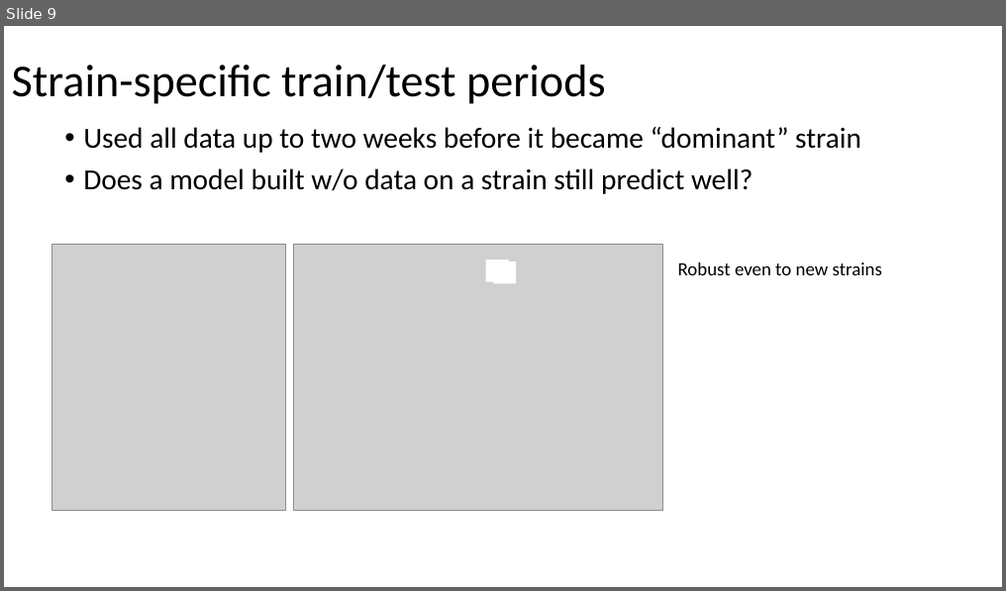
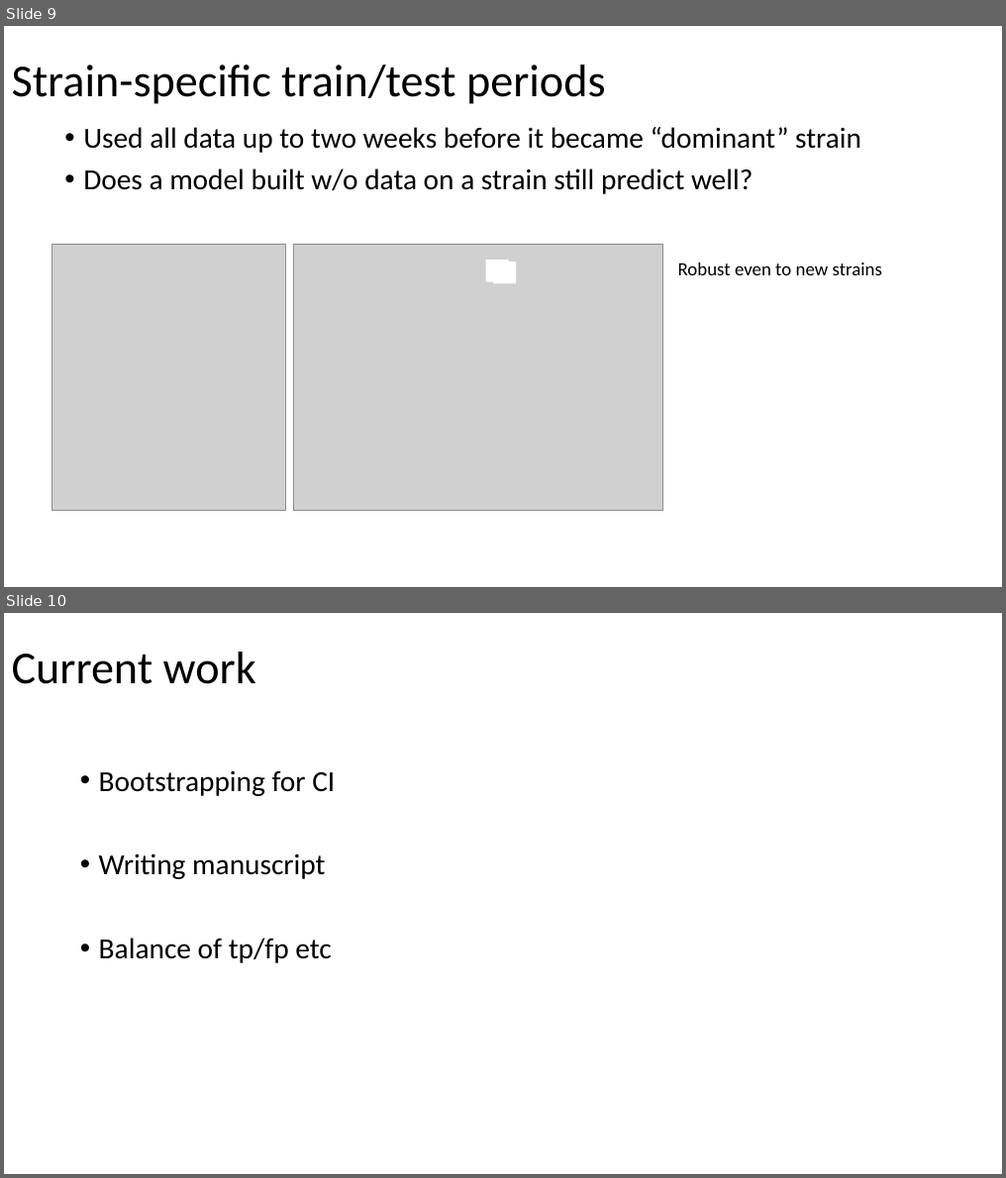
Before and after one commit to RachelMurray-Watson/COVID_forecasting, a slide deck: Graphs/Decision_tree_self_graph.pptx. Shown one above the other, each under a label of ours: slide 9 before the commit, slides 9 and 10 after it. The pictures are 1006x591 and 1006x1178 pixels, drawn with LibreOffice and Linux fonts; fonts in the diff are those of the drawing; grey boxes stand for pictures. Boxes give left, top, right and bottom in pixels: in the first picture for what was removed or moved away, otherwise in the second. Text is boxed around its words. In the diff, an @@ line names an element or a change of style, - is before the commit and + after.

```diff
--- a/Graphs/Decision_tree_self_graph.pptx
+++ b/Graphs/Decision_tree_self_graph.pptx
@@ slide 10 added at (4, 613, 1002, 1174), background #FFFFFF @@
@@ title added at (12, 652, 256, 684), 44 pt, text #000000 @@
+Current work
@@ text added at (99, 771, 335, 963), 28 pt, text #000000 @@
+• Bootstrapping for CI
+• Writing manuscript
+• Balance of tp/fp etc
```
Also in this commit, not shown: 2 other files.
